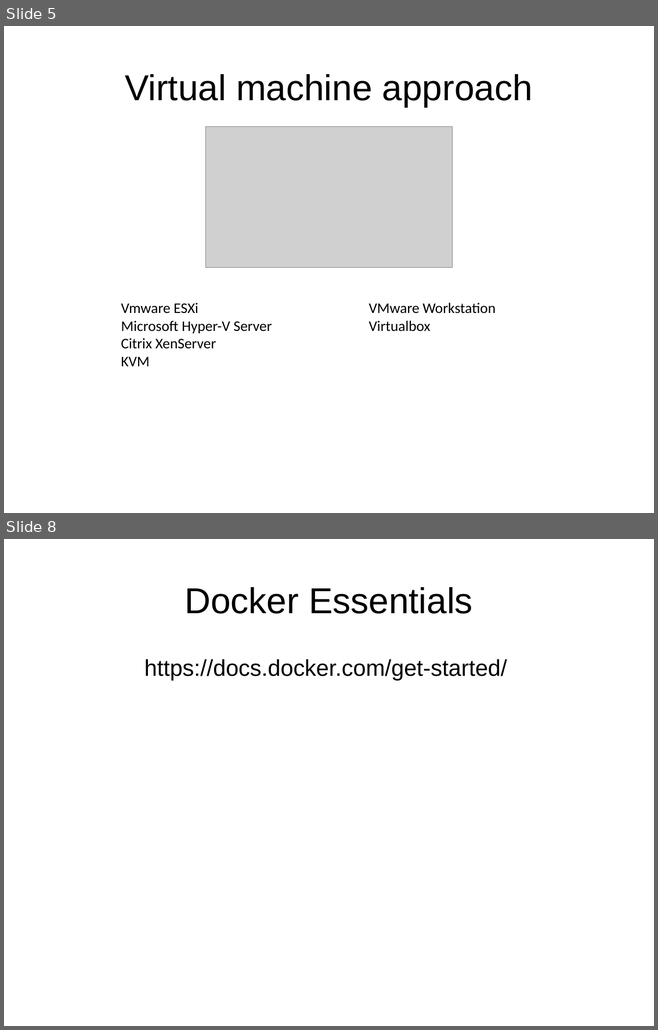
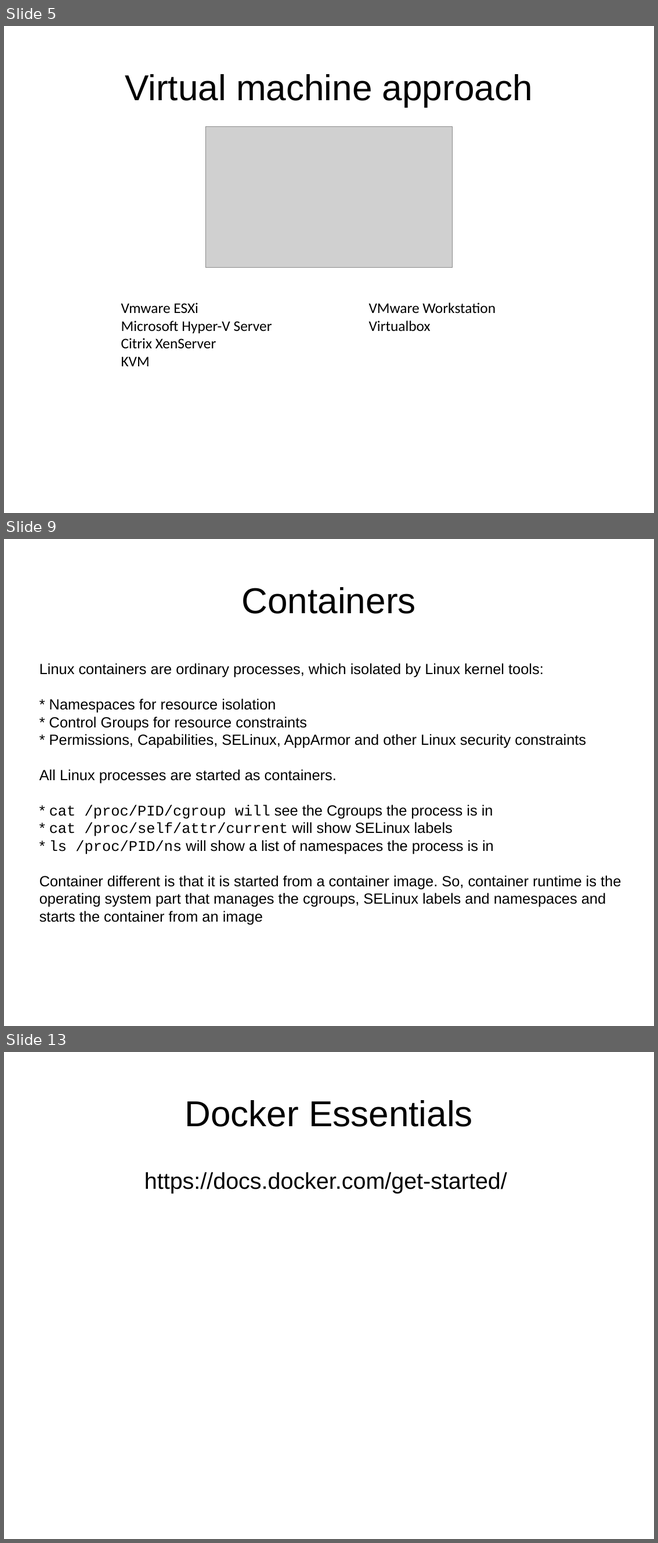
Before and after one commit to j-avdeev/DevOps, a slide deck: Lec presentations/DevOps - lec2 - RAID VM Docker.odp. Shown one above the other, each under a label of ours: slides 5 and 8 before the commit, slides 5, 9 and 13 after it; the slides between them are not shown. The pictures are 658x1030 and 658x1543 pixels, drawn with LibreOffice and Linux fonts; fonts in the diff are those of the drawing; grey boxes stand for pictures. Boxes give left, top, right and bottom in pixels: in the first picture for what was removed or moved away, otherwise in the second. Text is boxed around its words. In the diff, an @@ line names an element or a change of style, - is before the commit and + after.

Commit message:
upd RAID VM Docker ppt - about Containers

```diff
--- a/Lec presentations/DevOps - lec2 - RAID VM Docker.odp
+++ b/Lec presentations/DevOps - lec2 - RAID VM Docker.odp
@@ slide 9 added at <box>4,539,654,1026</box>, background #FFFFFF @@
@@ title added at <box>242,587,416,614</box>, 44 pt, text #000000 @@
+Containers
@@ text added at <box>39,663,621,922</box>, 18 pt, text #000000 @@
+Linux containers are ordinary processes, which isolated by Linux kernel tools:
+* Namespaces for resource isolation
+* Control Groups for resource constraints
+* Permissions, Capabilities, SELinux, AppArmor and other Linux security constraints
+All Linux processes are started as containers.
+* cat /proc/PID/cgroup will see the Cgroups the process is in
+* cat /proc/self/attr/current will show SELinux labels
+* ls /proc/PID/ns will show a list of namespaces the process is in
+Container different is that it is started from a container image. So, container runtime is the operating system part that manages the cgroups, SELinux labels and namespaces and starts the container from an image
@@ what was slide 8 is now slide 13 @@
```
Also in this commit, not shown: 2 slides changed, 4 other slides added, 2 other files.
